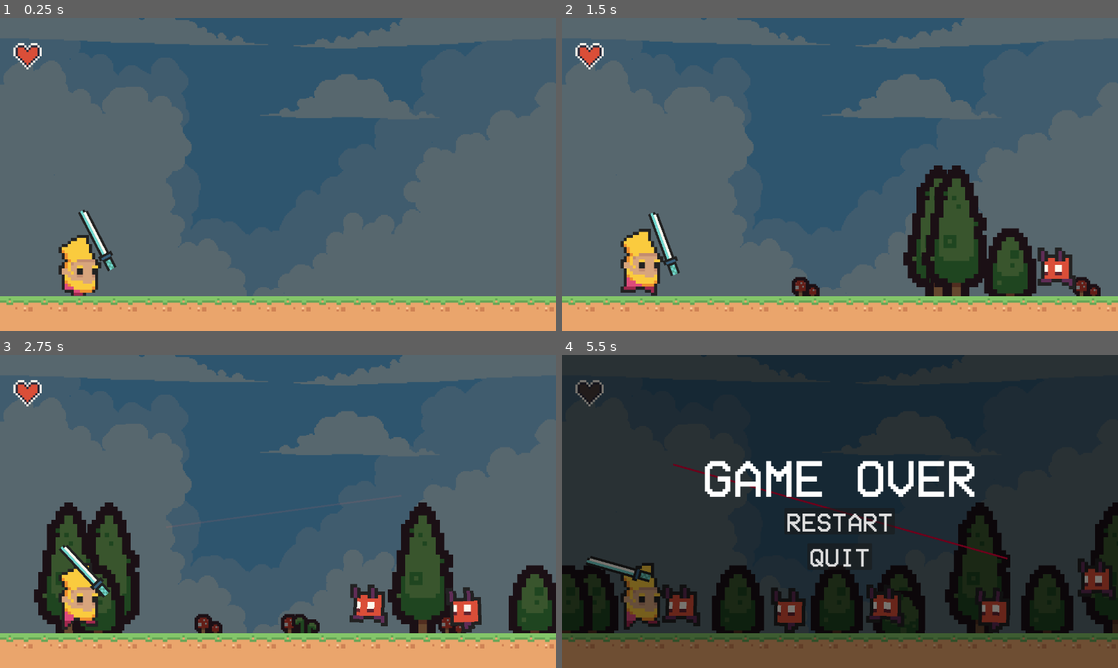
Above: before the commit, frames 1-4 (two rows, left to right).
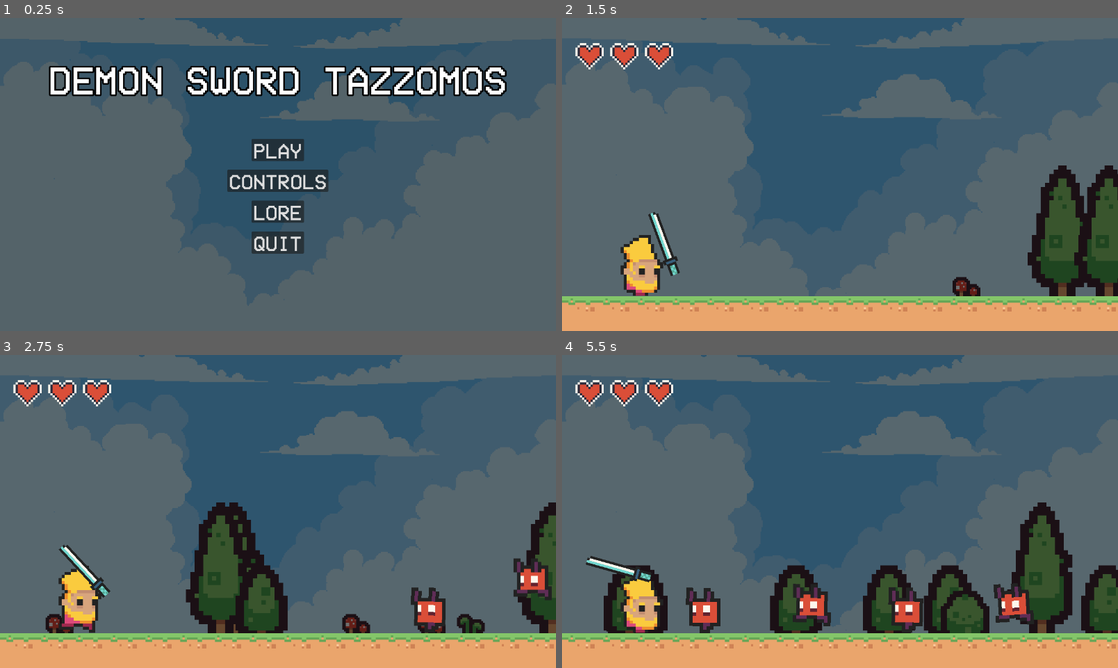
Above: after the commit, the same moments.

Repository: oskarcokl/demon-sword-tazzmos
Game: Godot game, scene res://scripts/ui/main_menu.tscn
Two runs of this game, one before a commit and one after it. Both use one fixed random seed, a clock stepped at 60 frames per second and the inputs below. Before the commit the project starts from res://scenes/prototype.tscn. Sound files missing from this copy of the repository are replaced by a short silence.
Inputs (mouse positions are in pixels of both pictures, inside the frame that each line leads up to):
- Up to frame 1 (0.25 s): no input
- Up to frame 2 (1.5 s): click (840, 149) at 0.5 s, where only the run after the commit has a clickable "PLAY"; tap Enter at 1.25 s; move the mouse to (962, 158) at 1.27 s; hold D from 1.28 s (still down); tap 4 at 1.35 s; click (962, 158) at 1.42 s
- Up to frame 3 (2.75 s): move the mouse to (166, 527) at 2.02 s; release D at 2.03 s; hold A from 2.03 s (still down); tap Shift at 2.1 s; click (166, 527) at 2.17 s
- Up to frame 4 (5.5 s): move the mouse to (895, 442) at 2.77 s; release A at 2.78 s; hold D 2.78-3.53 s; tap one key every 0.75 s from 2.85 s: G 0 H J; click (895, 442) at 2.92 s; move the mouse to (812, 574) at 3.52 s; hold W 3.53-4.28 s; click (812, 574) at 3.67 s; move the mouse to (1006, 558) at 4.27 s; hold A from 4.28 s (still down); click (1006, 558) at 4.42 s; move the mouse to (673, 464) at 5.02 s; click (673, 464) at 5.17 s

The runs differ from the first frame. In frame 1, 23% of the frame differs, in the area x 0-100%, y 1-100%; in frame 2, 14%; in frame 3, 19%; in frame 4, 96%, in the area x 0-100%, y 0-100%.

Commit message:
feat: Add sound effects.

Diff:
--- a/project.godot
+++ b/project.godot
@@ -11,7 +11,7 @@
 [application]
 
 config/name="Deamon Sword Tazzomos"
-run/main_scene="res://scenes/prototype.tscn"
+run/main_scene="res://scripts/ui/main_menu.tscn"
 config/features=PackedStringArray("4.0", "Forward Plus")
 config/icon="res://icon.svg"
 
--- a/scenes/imple.gd
+++ b/scenes/imple.gd
@@ -6,11 +6,22 @@
 @onready var _polygon: Polygon2D = $Polygon2D
 @onready var _collision_polygon: CollisionPolygon2D = $CollisionPolygon2D
 @onready var _animated_sprite: AnimatedSprite2D = $AnimatedSprite2D
+@onready var _death_sound: AudioStreamPlayer = $Death
+@onready var _can_die = true
 
 
 func _ready() -> void:
     _collision_polygon.polygon = _polygon.polygon
 
+
+func set_can_die(die: bool) -> void:
+    _can_die = die
+
+func kill():
+    if _can_die:
+        _animated_sprite.visible = false
+        _collision_polygon.disabled = true
+        _death_sound.play()
 
 func get_polygon() -> PackedVector2Array:
     return _polygon.polygon
@@ -62,3 +73,7 @@
 
 func _on_visible_on_screen_notifier_2d_screen_exited() -> void:
     queue_free()
+
+
+func _on_death_finished() -> void:
+    queue_free()
--- a/scenes/imple.tscn
+++ b/scenes/imple.tscn
@@ -1,8 +1,9 @@
-[gd_scene load_steps=9 format=3 uid="uid://bkjnhl028f5jh"]
+[gd_scene load_steps=10 format=3 uid="uid://bkjnhl028f5jh"]
 
 [ext_resource type="Script" path="res://scenes/imple.gd" id="1_82008"]
 [ext_resource type="Texture2D" uid="uid://b6uh1hlqa0gom" path="res://assets/imp_idle_anim_f0.png" id="2_k80e0"]
 [ext_resource type="Texture2D" uid="uid://csjnlmr7oa36s" path="res://assets/tilesets/0x72_DungeonTilesetII_v1.6.png" id="3_bwklv"]
+[ext_resource type="AudioStream" uid="uid://cxnkwlf0pplk3" path="res://assets/SFX/80-CC0-creature-SFX/weird_02.ogg" id="4_7aloq"]
 
 [sub_resource type="AtlasTexture" id="AtlasTexture_6ysjj"]
 atlas = ExtResource("3_bwklv")
@@ -66,4 +67,8 @@
 position = Vector2(-5, 11)
 scale = Vector2(4.5, 5.3)
 
+[node name="Death" type="AudioStreamPlayer" parent="."]
+stream = ExtResource("4_7aloq")
+
 [connection signal="screen_exited" from="VisibleOnScreenNotifier2D" to="." method="_on_visible_on_screen_notifier_2d_screen_exited"]
+[connection signal="finished" from="Death" to="." method="_on_death_finished"]
--- a/scenes/player.gd
+++ b/scenes/player.gd
@@ -1,6 +1,11 @@
 extends Area2D
 
 @onready var swing_sound: AudioStreamPlayer = $Swing
+@onready var hurt_sound: AudioStreamPlayer = $Hurt
 
 func swing() -> void:
     swing_sound.play()
+
+
+func _on_body_entered(body: Node2D) -> void:
+    hurt_sound.play()
--- a/scenes/player.tscn
+++ b/scenes/player.tscn
@@ -1,9 +1,10 @@
-[gd_scene load_steps=16 format=3 uid="uid://opc5eh51eyuj"]
+[gd_scene load_steps=17 format=3 uid="uid://opc5eh51eyuj"]
 
 [ext_resource type="Script" path="res://scenes/player.gd" id="1_25vc2"]
 [ext_resource type="Texture2D" uid="uid://csjnlmr7oa36s" path="res://assets/tilesets/0x72_DungeonTilesetII_v1.6.png" id="1_yrh0r"]
 [ext_resource type="Script" path="res://scenes/SwordAnimation.gd" id="2_xitdd"]
 [ext_resource type="AudioStream" uid="uid://bbicc2n3gj00p" path="res://assets/SFX/swishes/swishes/swish-11.wav" id="3_eu14s"]
+[ext_resource type="AudioStream" uid="uid://ds3dk1cagx185" path="res://assets/SFX/80-CC0-creature-SFX/hurt_03.ogg" id="5_vwvda"]
 
 [sub_resource type="AtlasTexture" id="AtlasTexture_on4ni"]
 atlas = ExtResource("1_yrh0r")
@@ -107,3 +108,8 @@
 
 [node name="Swing" type="AudioStreamPlayer" parent="."]
 stream = ExtResource("3_eu14s")
+
+[node name="Hurt" type="AudioStreamPlayer" parent="."]
+stream = ExtResource("5_vwvda")
+
+[connection signal="body_entered" from="." to="." method="_on_body_entered"]
--- a/scenes/prototype.tscn
+++ b/scenes/prototype.tscn
@@ -462,7 +462,7 @@
 [node name="HealthBar" parent="." instance=ExtResource("7_tgj03")]
 position = Vector2(64, 88)
 scale = Vector2(5, 5)
-hearts = 1
+hearts = 3
 
 [node name="Player" parent="." instance=ExtResource("4_4fked")]
 position = Vector2(184, 552)
--- a/scripts/CutSprite.gd
+++ b/scripts/CutSprite.gd
@@ -6,6 +6,7 @@
 @onready var _source_polygon_parent: Node2D = $SourcePolygons
 @onready var rigidbody_template: PackedScene = preload("res://scenes/imple.tscn")
 @onready var game_over_screen: MarginContainer = $GameOverScreen
+@onready var player: Area2D = $Player
 
 
 @export var cut_visualizer: PackedScene
@@ -25,6 +26,7 @@
 var _cut_line_start_direction: Vector2 = Vector2.ZERO
 var _cut_line_total_length: float = 0.0
 var _rng : RandomNumberGenerator
+var _can_swing: bool = true
 
 
 
@@ -137,6 +139,7 @@
 
         var source_uv : PackedVector2Array = source.get_uv()
 
+
         for shape in cut_fracture_info.shapes:
             var area_p : float = shape.area / total_area
             var mass : float = s_mass * area_p
@@ -144,7 +147,7 @@
 
             call_deferred("spawnRigibody2d", shape, source.modulate, s_lin_vel + dir * cut_force, s_ang_vel, mass, source.getTextureInfo(), source_uv)
 
-        source.queue_free()
+        source.kill()
 
 
 func cut_fracture(source_polygon: PackedVector2Array, cut_polygon: PackedVector2Array, source_trans_global: Transform2D, cut_trans_global: Transform2D, cut_min_area: float, fracture_min_area: float, shard_min_area: float, fractures: int = 3) -> Dictionary:
@@ -256,6 +259,7 @@
     instance.angular_velocity = ang_vel
     instance.mass = mass
     instance.set_texture(PolygonLib.setTextureOffset(texture_info, shape_info.centroid))
+    instance.set_can_die(false)
     instance.dead()
 
 
@@ -268,11 +272,15 @@
         if event.button_index == 1:
             if _cut_line_enabled and not event.pressed and _cut_line.visible:
                 end_cut_line()
+                _can_swing = true
                 _cut_line_enabled = false
                 _cut_line.visible = false
                 _cut_line_last_end_point = Vector3.ZERO
             elif event.pressed:
                 _cut_line_enabled = true
+                if _can_swing:
+                    player.swing()
+                    _can_swing = false
 
 
 func _process(delta: float) -> void:
Not shown, added: assets/SFX/80-CC0-creature-SFX/alien_01.ogg.import
Not shown, added: assets/SFX/80-CC0-creature-SFX/alien_02.ogg.import
Not shown, added: assets/SFX/80-CC0-creature-SFX/alien_03.ogg.import
Not shown, added: assets/SFX/80-CC0-creature-SFX/alien_04.ogg.import
Not shown, added: assets/SFX/80-CC0-creature-SFX/alien_05.ogg.import
Not shown, added: assets/SFX/80-CC0-creature-SFX/alien_06.ogg.import
Not shown, added: assets/SFX/80-CC0-creature-SFX/barking_01.ogg.import
Not shown, added: assets/SFX/80-CC0-creature-SFX/barking_02.ogg.import
Not shown, added: assets/SFX/80-CC0-creature-SFX/breath.ogg.import
Not shown, added: assets/SFX/80-CC0-creature-SFX/bug_01.ogg.import
Not shown, added: assets/SFX/80-CC0-creature-SFX/bug_02.ogg.import
Not shown, added: assets/SFX/80-CC0-creature-SFX/bug_03.ogg.import
(and 151 more such lines)
